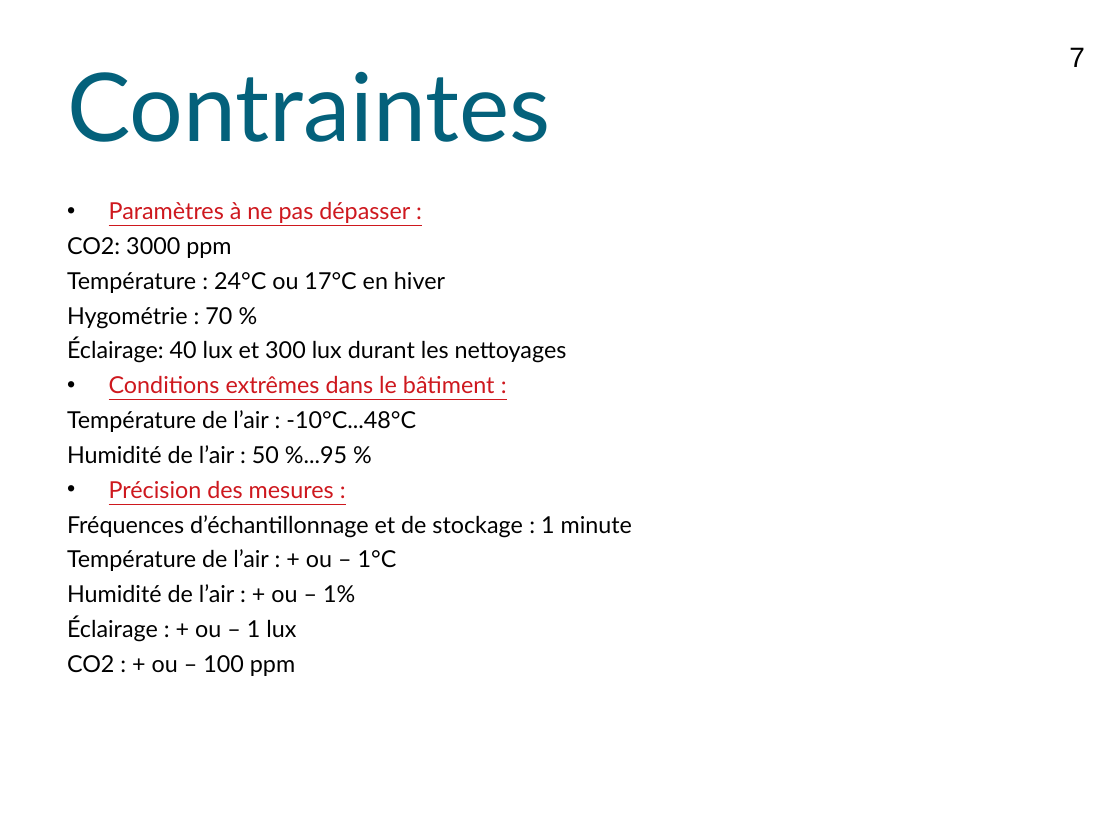
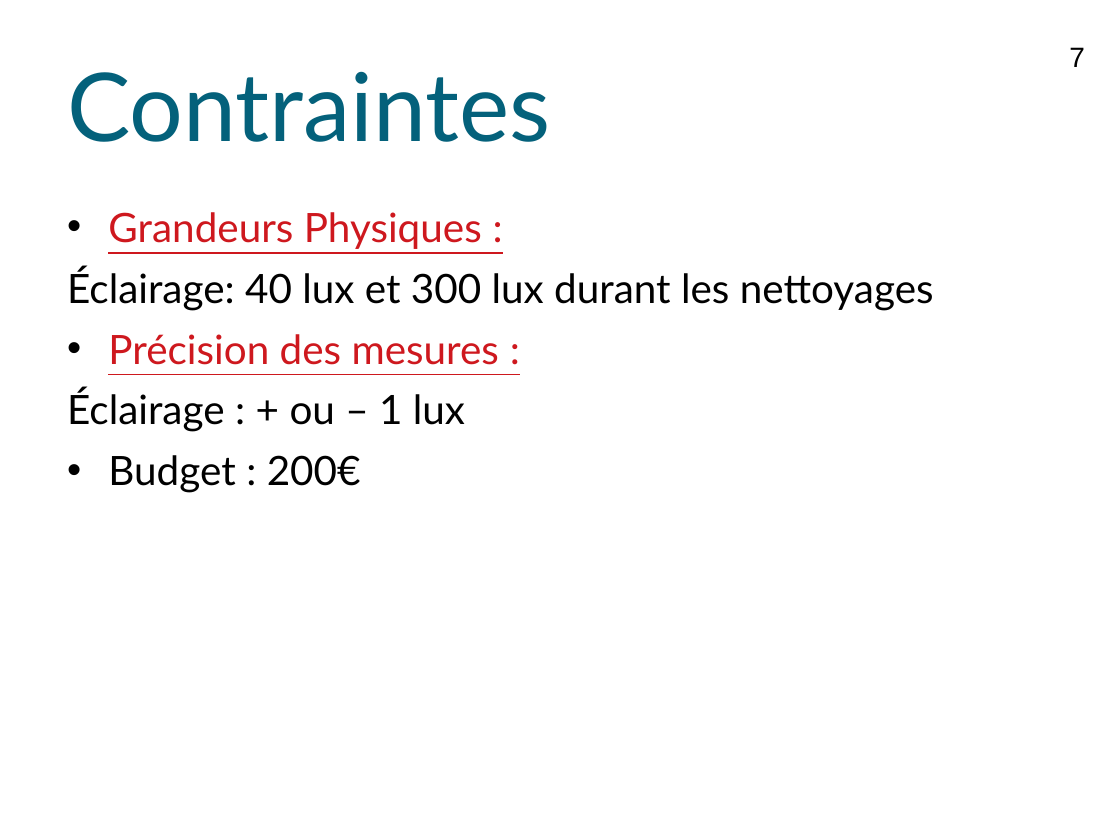
Before and after one commit to lesliesam96/Projet-STI2D, a slide deck: slide 7 of Ralph/Diapo Poulailler (1).ppt. Drawn at 1120x840 pixels with LibreOffice and Linux fonts; fonts in the diff are those of the drawing; background and template pictures are left out. Boxes give left, top, right and bottom in pixels: in the first picture for what was removed or moved away, otherwise in the second. Text is boxed around its words. In the diff, an @@ line names an element or a change of style, - is before the commit and + after.

```diff
--- a/Ralph/Diapo Poulailler (1).ppt
+++ b/Ralph/Diapo Poulailler (1).ppt
@@ text at box(108, 212, 482, 249): text changed; size 15 to 26 pt; text colour #000000 to #CE181E @@
-• Paramètres à ne pas dépasser :
-CO2: 3000 ppm
-Température : 24°C ou 17°C en hiver
-Hygométrie : 70 %
+• Grandeurs Physiques :
@@ text at box(67, 267, 934, 432): size 15 to 26 pt in "Éclairage: 40 lux et 300 lux durant ...", "Précision des mesures :", "Éclairage : + ou – 1 lux"; indent changed; line spacing 0.8 to 1 @@
@@ text at box(67, 376, 495, 464): paragraphs removed @@
-• Conditions extrêmes dans le bâtiment :
-Température de l’air : -10°C...48°C
-Humidité de l’air : 50 %...95 %
@@ text at box(108, 455, 361, 493): text changed; size 15 to 26 pt @@
-CO2 : + ou – 100 ppm
+• Budget : 200€
@@ text at box(67, 515, 632, 603): paragraphs removed @@
-Fréquences d’échantillonnage et de stockage : 1 minute
-Température de l’air : + ou – 1°C
-Humidité de l’air : + ou – 1%
```
Also in this commit, not shown: 1 other slide changed, 1 slide added.
